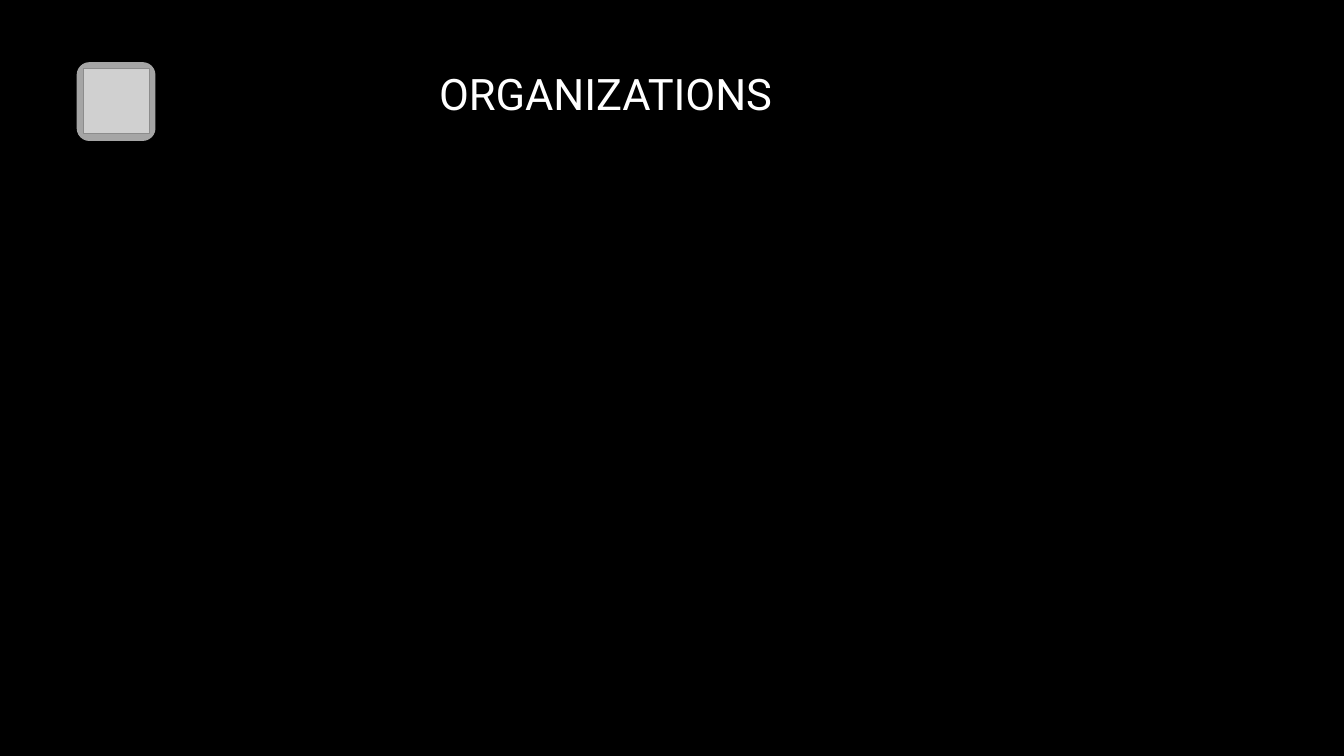
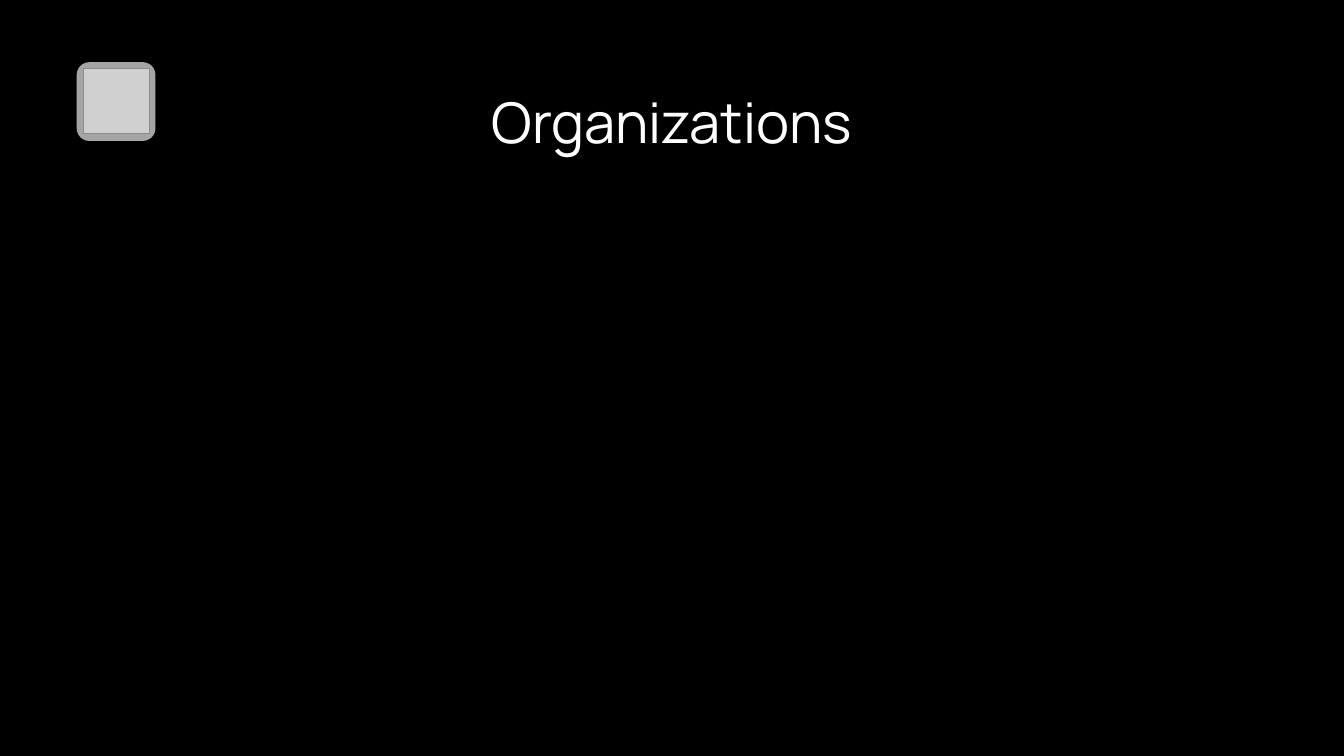
Before and after one commit to Corvina-project/CorvinaProject, a slide deck: slide 7 of presentazione.pptx. Drawn at 1344x756 pixels with LibreOffice and Linux fonts; fonts in the diff are those of the drawing; grey boxes stand for pictures; background and template pictures are left out. Boxes give left, top, right and bottom in pixels: in the first picture for what was removed or moved away, otherwise in the second. Text is boxed around its words. In the diff, an @@ line names an element or a change of style, - is before the commit and + after.

```diff
--- a/presentazione.pptx
+++ b/presentazione.pptx
@@ text at <box>492,102,852,158</box>: text changed; size 31 to 40 pt; font Roboto to Manrope @@
-ORGANIZATIONS
+Organizations
```
Also in this commit, not shown: 3 other slides changed, 1 slide added.
